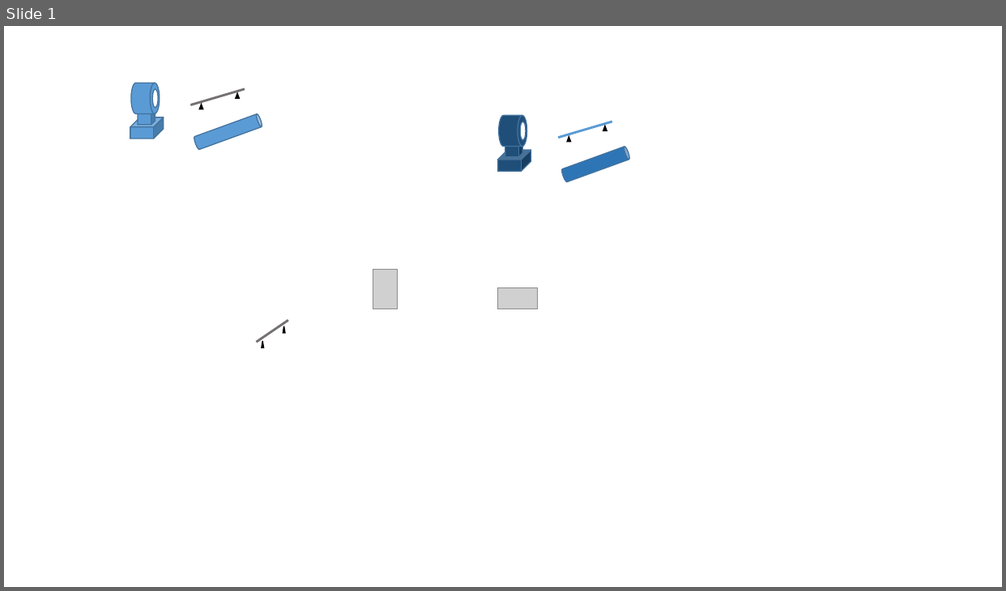
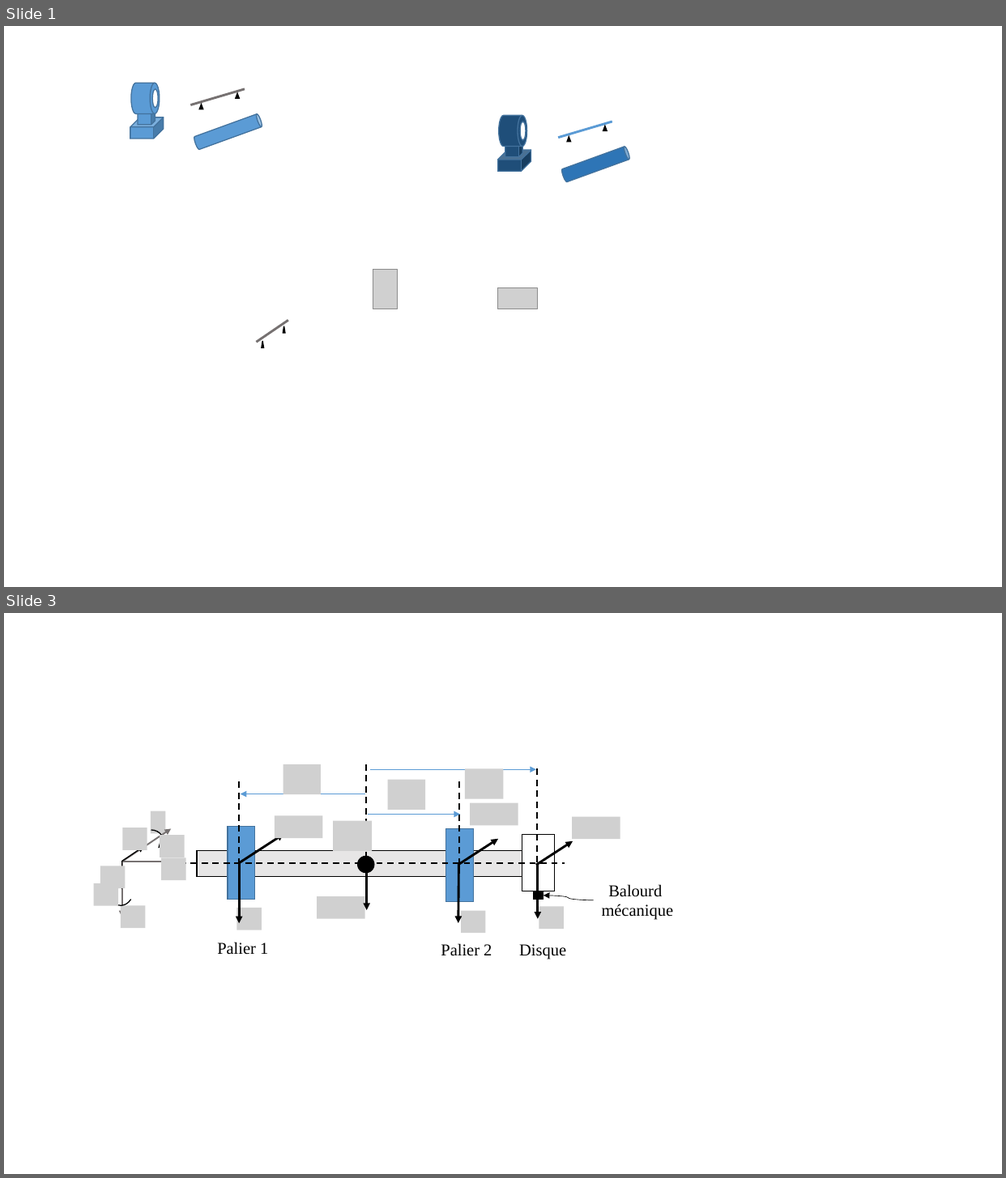
Before and after one commit to SilunZ/SoutenanceThese, a slide deck: Support/Figures.pptx. Shown one above the other, each under a label of ours: slide 1 before the commit, slides 1 and 3 after it; the slides between them are not shown. The pictures are 1006x591 and 1006x1178 pixels, drawn with LibreOffice and Linux fonts; fonts in the diff are those of the drawing; grey boxes stand for pictures. Boxes give left, top, right and bottom in pixels: in the first picture for what was removed or moved away, otherwise in the second. Text is boxed around its words. In the diff, an @@ line names an element or a change of style, - is before the commit and + after.

```diff
--- a/Support/Figures.pptx
+++ b/Support/Figures.pptx
@@ slide 3 added at (x1=4, y1=613, x2=1002, y2=1174), background #FFFFFF @@
@@ group added at (x1=239, y1=764, x2=537, y2=875): 4 lines, 3 arrows, 3 pictures @@
@@ group added at (x1=94, y1=811, x2=564, y2=928): 8 pictures, 5 arrows, 2 arc (boxed as its full ellipse)s, 1 ellipse, 1 line @@
@@ group added at (x1=236, y1=803, x2=620, y2=934): 7 arrows, 7 pictures @@
@@ group added at (x1=197, y1=835, x2=674, y2=960): 3 rectangles, 2 texts, 1 curved arrow @@
+Disque
+Balourd
+mécanique
@@ group added at (x1=217, y1=827, x2=492, y2=956): 2 rectangles, 2 texts @@
+Palier 1
+Palier 2
```
Also in this commit, not shown: 3 other slides added, 2 other files.
